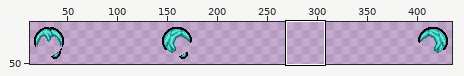
Pixel-art file -- Apostasy/resources/gfx/characters/costumes_apostasy.dryad/character_009b_lazarus2hair.aseprite. Above: a wide view before the commit, with the close-up outlined.
Close-up. Before the edit:
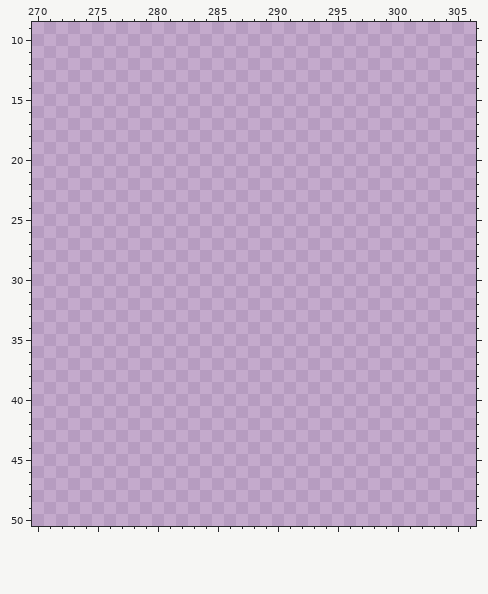
512x64 pixels, 1 frame. Shown: x 270..306, y 9..50. The wide view leaves out empty margins.
Visible layers, top first: "Actual Hair/Braid", "Actual Hair/Main", "Actual Hair/Shadow" opacity 20%.
Palette (. is transparent): 
After:
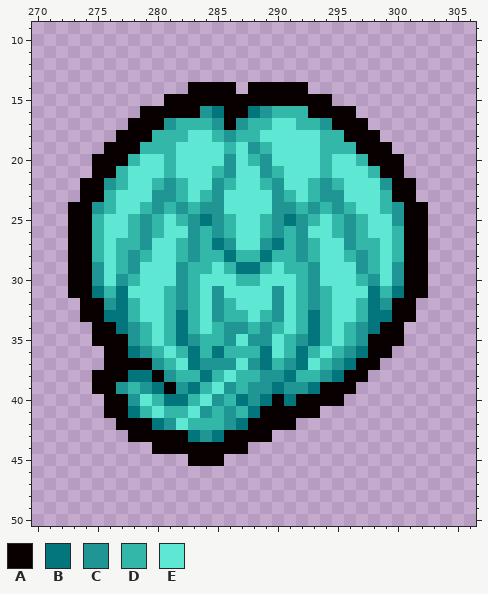
Colours new in this view: A #080000  B #03757d  C #1f9694  D #32b7a9  E #5ee7d3
Commit: some base sprite work, back of hair
Difference:
Layers "Actual Hair/Braid", "Actual Hair/Main":
y 14: x 283..286 .... -> AAAA; x 288..292 ..... -> AAAAA
y 15: x 281..294 .............. -> AAAAAAAAAAAAAA
y 16: x 279..296 .................. -> AAAAACBAABCDDDAAAA
y 17: x 278..297 .................... -> AAACDDDCACDDEEDDCAAA
y 18: x 277..298 ...................... -> AAADDDEEDCDDEEEEEDDAAA
y 19: x 276..299 ........................ -> AAADDDEEEEDECDEEEEDDDAAA
y 20: x 275..300 .......................... -> AAADEEDEEEECEDCEEEEDEEDAAA
y 21: x 275..300 .......................... -> AADEEEDEEEDCEECDEEEDEEEDAA
y 22: x 274..301 ............................ -> AACDEEDCDEECDEEDCEEDCDEEECAA
y 23: x 274..301 ............................ -> AADEEECCDEDCEEEECDEDCCEEEDAA
y 24: x 273..302 .............................. -> AACDEEDCDCDCCEEEECCDCDCDEEDCAA
y 25: x 273..302 .............................. -> AADEEDCDEDCBCDEEDCBCDEDCDEECAA
y 26: x 273..302 .............................. -> AADEEDCDEECDCDEEDCDCEEDCDEEDAA
y 27: x 273..302 .............................. -> AADEDDCEEDCDBCEECBDCDEECDDEDAA
y 28: x 273..302 .............................. -> AADEDCDEEDCDDBDDBDDCDEEDCDEDAA
y 29: x 273..302 .............................. -> AACEDCEEECDDEDBBDEDDCEEECDECAA
y 30: x 273..302 .............................. -> AACECDEEECDEEEDDEEEDCEEEDCECAA
y 31: x 273..302 .............................. -> AABDBEEEDCDECEEEECEDCDEEEBDBAA
y 32: x 274..301 ............................ -> AACBDEEDCDECDEEECEDCDEEDBCAA
y 33: x 274..301 ............................ -> AABBDEEDBDECDDEDCEDBDEEDBBAA
y 34: x 275..300 .......................... -> AABCDEDBDEDCCDCDEDBDEDCBAA
y 35: x 275..300 .......................... -> AAACDEDBCDDCECCEDCBDEDCAAA
y 36: x 276..299 ........................ -> AABCDEDBDBDDDBEDBDEDCBAA
y 37: x 276..298 ....................... -> AAAACDEBCCCECBDCBEDCBAA
y 38: x 275..297 ....................... -> AAABBACDDBDEDDCCBDDCBAA
y 39: x 275..296 ...................... -> AACDCBACBDECDCCBCCBAAA
y 40: x 276..295 .................... -> AACEDBBDECDBCBABAAAA
y 41: x 276..293 .................. -> AABDEDDECDCDBAAAAA
y 42: x 277..291 ............... -> AAABCEDDDCBAAAA
y 43: x 278..289 ............ -> AAAAABCBAAAA
y 44: x 280..287 ........ -> AAAAAAAA
y 45: x 283..285 ... -> AAA
Pixel boxes of the changes (left, top, right, bottom) in both close-ups:
added: (68, 82, 428, 466)
